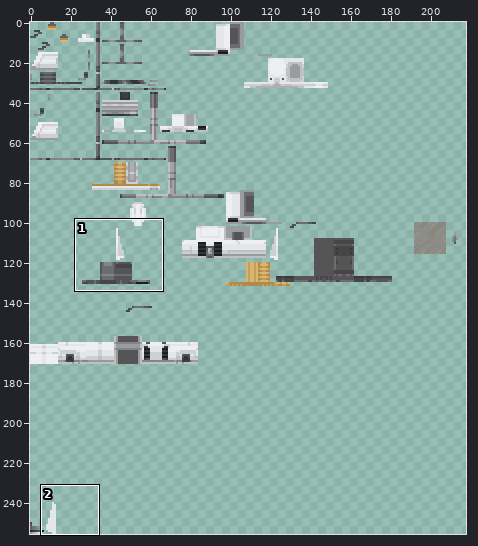
Sprite sheet -- resources/models/vehicles/AvA-616 speederbike/white.png. The first picture is a wide view before the edit; the outline marks the close-up.
Close-up. Before:
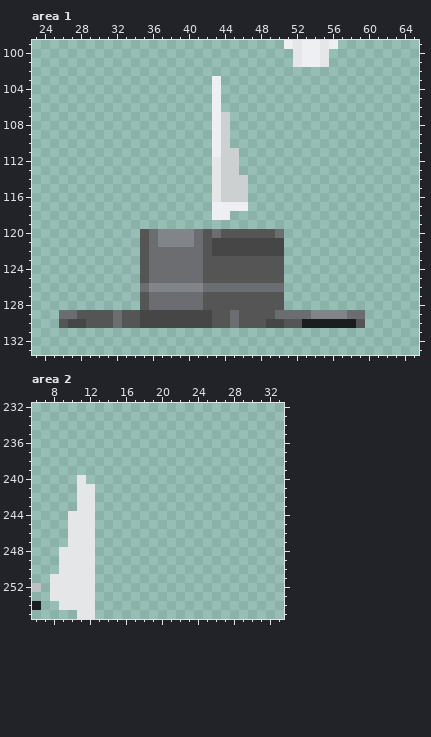
The file is 256x256 pixels. Colours within 5 levels of each other are drawn and written as one. Shown: area 1: x 23..65, y 99..133; area 2: x 6..33, y 232..255. The wide view leaves out empty margins. The commit also changed other parts of the picture, which this record leaves out.
New version:
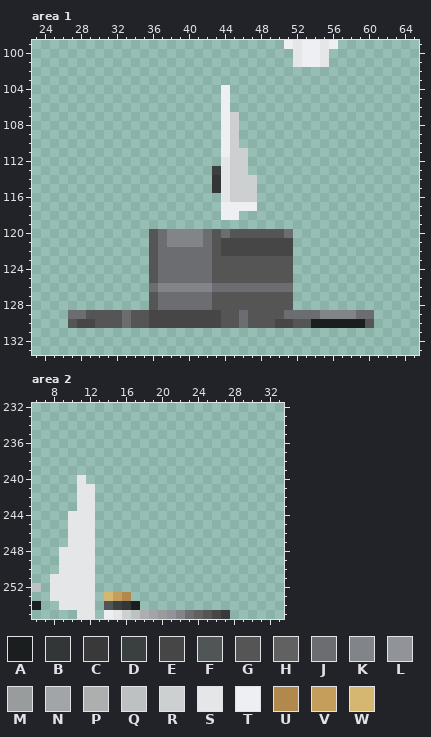
Palette (. is transparent): A #1b1e1e  B #323636  C #3a3939  D #3a3f3f  E #474646  F #4f5655  G #555555  H #616161  J #6b6d70  K #818589  L #909498  M #989c9d  N #a2a5a7  P #adafae  Q #bec1c2  R #cdd0d1  S #e4e6e8  T #eeeff2  U #b2894d  V #c69e5c  W #d6b772
Changes in this commit:
Area 1:
Colour A replaces colour G in row 130 at x 59.
Colour B replaces colour S in rows 114 to 115 at x 43.
Colour D replaces colour S in row 113 at x 43.
Colour E is added in rows 121 to 122 at x 51.
Colour E replaces colour G in row 129 at x 43; in row 130 at x 29, 43 and 51.
Colour G is added in rows 123 to 125 at x 51; in rows 127 to 128 at x 51; in row 130 at x 60.
Colour G replaces colour A in row 130 at x 53.
Colour G replaces colour E in rows 121 to 122 at x 43; in row 129 at x 35; in row 130 at x 27, 35 and 49.
Colour G replaces colour J in row 120 at x 36, 43 and 50; in rows 121 to 125 at x 36; in rows 127 to 128 at x 36; in row 129 at x 32, 45 and 50; in row 130 at x 32 and 45.
Colour J is added in row 120 at x 51; in row 126 at x 51; in row 129 at x 60.
Colour J replaces colour G in row 120 at x 42 and 44; in rows 121 to 125 at x 42; in rows 127 to 128 at x 42; in row 129 at x 28, 33 and 46; in row 130 at x 33 and 46.
Colour J replaces colour K in rows 120 to 121 at x 37; in row 126 at x 36; in row 129 at x 54.
Colour K replaces colour J in rows 120 to 121 at x 41; in row 126 at x 42; in row 129 at x 58.
Colour R is added in rows 107 to 110 at x 45; in rows 111 to 113 at x 46; in rows 114 to 116 at x 47.
Colour S replaces colour R in rows 112 to 116 at x 44.
Colour T is added in rows 104 to 106 at x 44; in row 117 at x 47; in row 118 at x 45.
Colour T replaces colour R in rows 107 to 111 at x 44.
Colour G is gone in rows 120 to 125 at x 35; in rows 127 to 128 at x 35; in row 130 at x 26.
Colour J is gone in row 126 at x 35; in row 129 at x 26.
Colour S is gone in row 112 at x 43; in row 116 at x 43.
Colour T is gone in rows 103 to 111 at x 43; in rows 117 to 118 at x 43.
Area 2:
Colour A is added in row 254 at x 17.
Colour B is added in row 254 at x 16.
Colour C is added in row 255 at x 27.
Colour D is added in row 254 at x 15.
Colour E is added in row 255 at x 26.
Colour F is added in row 254 at x 14.
Colour G is added in row 255 at x 25.
Colour H is added in row 255 at x 24.
Colour J is added in row 255 at x 23.
Colour K is added in row 255 at x 22.
Colour L is added in row 255 at x 21.
Colour M is added in row 255 at x 20.
Colour N is added in row 255 at x 19.
Colour P is added in row 255 at x 18.
Colour Q is added in row 255 at x 17.
Colour R is added in row 255 at x 16.
Colour S is added in row 255 at x 15.
Colour T is added in row 255 at x 14.
Colour U is added in row 253 at x 16.
Colour V is added in row 253 at x 15.
Colour W is added in row 253 at x 14.
Changed places in both close-ups, as pixel boxes (x1, y1, x2, y2):
changed: (194, 76, 374, 328)
changed: (59, 229, 167, 328)
added: (104, 592, 230, 619)
